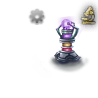
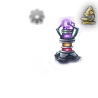
Layer changes from the first w=98, h=98 image to the second:
hid "shadow" over [49, 56, 90, 73]
